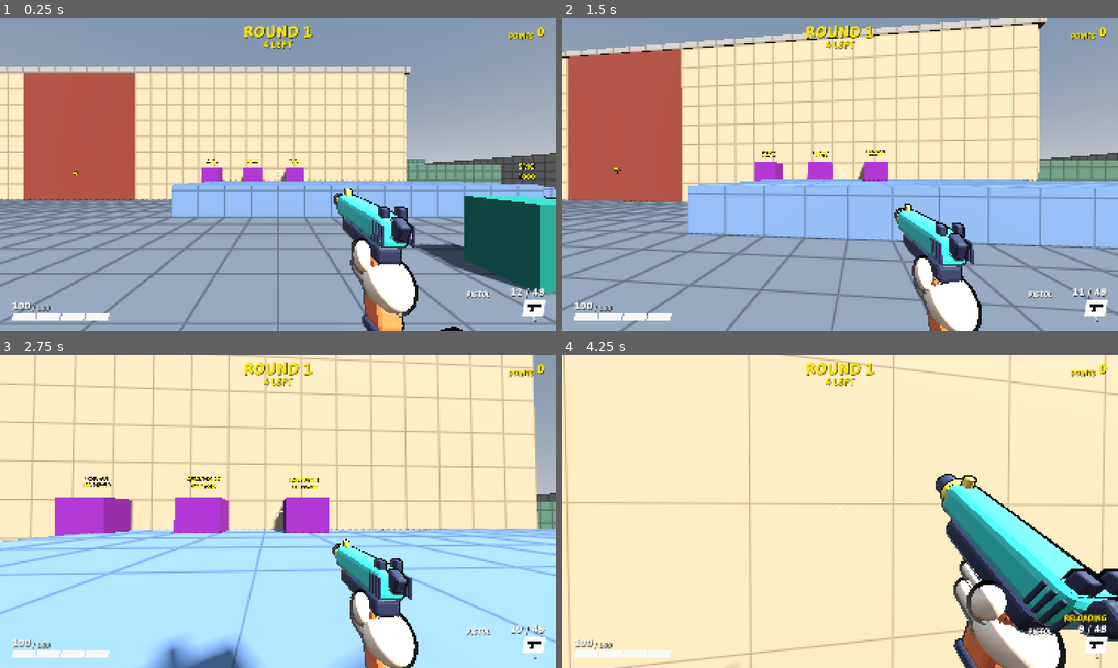
Above: before the commit, frames 1-4 (two rows, left to right).
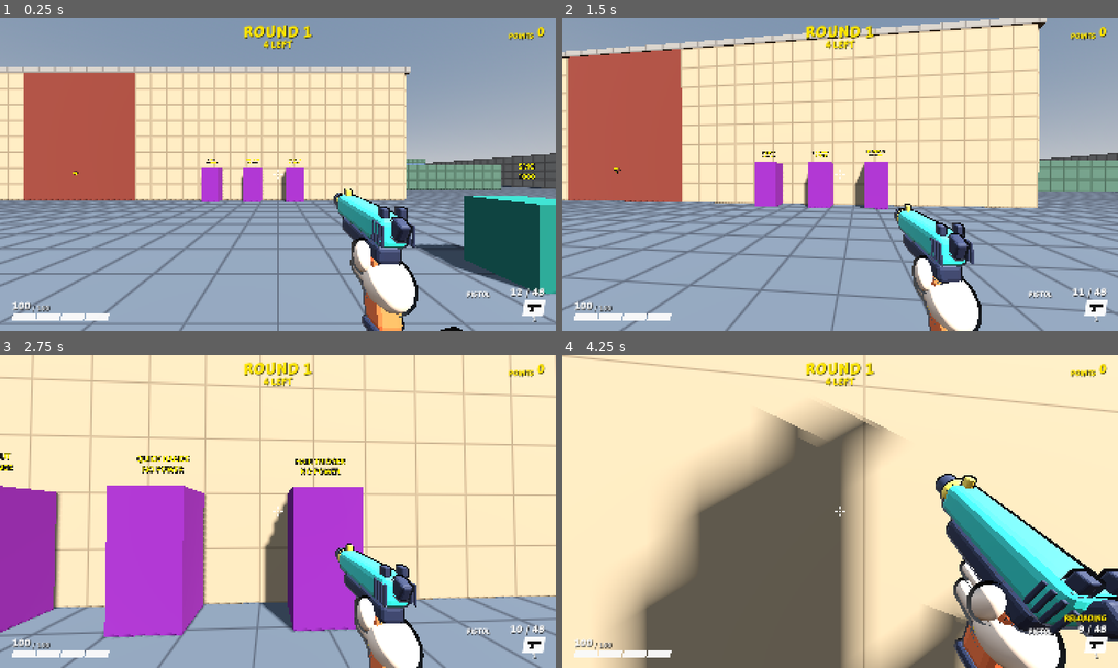
Above: after the commit, the same moments.

Repository: juanakajuan/zombie-survival-fps
Game: Godot game, scene res://levels/compound.tscn
Two runs of this game, one before a commit and one after it. Both use one fixed random seed, a clock stepped at 60 frames per second and the inputs below.
Inputs (mouse positions are in pixels of both pictures, inside the frame that each line leads up to):
- Up to frame 1 (0.25 s): no input
- Up to frame 2 (1.5 s): tap Enter (restart) at 0.5 s; move the mouse to (867, 174) at 0.52 s; hold Right mouse button (aim) 0.53-1.28 s; hold W (move_forward) from 0.53 s (still down); click (867, 174) at 0.67 s; tap Space (jump) at 0.77, 1.07 s; move the mouse to (812, 174) at 1.27 s; tap Ctrl (crouch) at 1.35 s
- Up to frame 3 (2.75 s): keep holding W (move_forward); tap Space (jump) at 1.52, 1.82 s; move the mouse to (289, 505) at 2.02 s; press the mouse at (289, 505) at 2.03 s
- Up to frame 4 (4.25 s): keep holding W (move_forward); move the mouse to (834, 517) at 2.77 s; release the mouse at (834, 517) at 2.78 s; tap E (interact) at 2.85 s; click (834, 517) at 2.92 s; tap Space (jump) at 3.02, 3.32, 3.77, 4.07 s; move the mouse to (878, 514) at 3.52 s; tap V (melee) at 3.6 s; tap R (reload) at 4.15 s

The runs differ from the first frame. In frame 1, 6.0% of the frame differs, in the area x 30-100%, y 51-64%; in frame 2, 14%; in frame 3, 58%, in the area x 0-100%, y 0-100%; in frame 4, 34%.

Commit message:
feat: remove the loading dock in front of the perk machines

Diff:
--- a/levels/compound.tscn
+++ b/levels/compound.tscn
@@ -357,19 +357,6 @@
 size = Vector3(1, 3, 11)
 material = SubResource("prop_material")
 
-[node name="LoadingDock" type="CSGBox3D" parent="Geometry"]
-position = Vector3(7, 0.6, 6.625)
-use_collision = true
-size = Vector3(14, 1.2, 4.75)
-material = SubResource("platform_material")
-
-[node name="LoadingDockRamp" type="CSGBox3D" parent="Geometry"]
-position = Vector3(19, 0.3986, 6.5)
-rotation = Vector3(0, 0, -0.1194)
-use_collision = true
-size = Vector3(10.0717, 0.4, 4)
-material = SubResource("ramp_material")
-
 [node name="OfficeWallNorth" type="CSGBox3D" parent="Geometry"]
 position = Vector3(-30, 1.75, 22)
 use_collision = true
